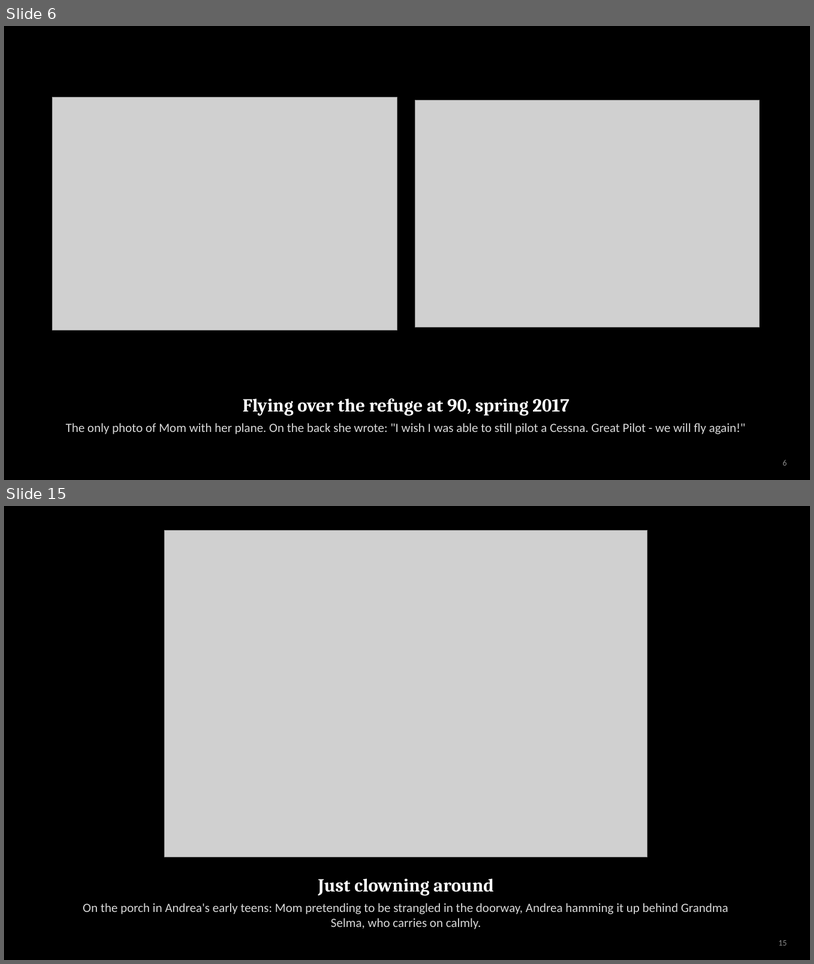
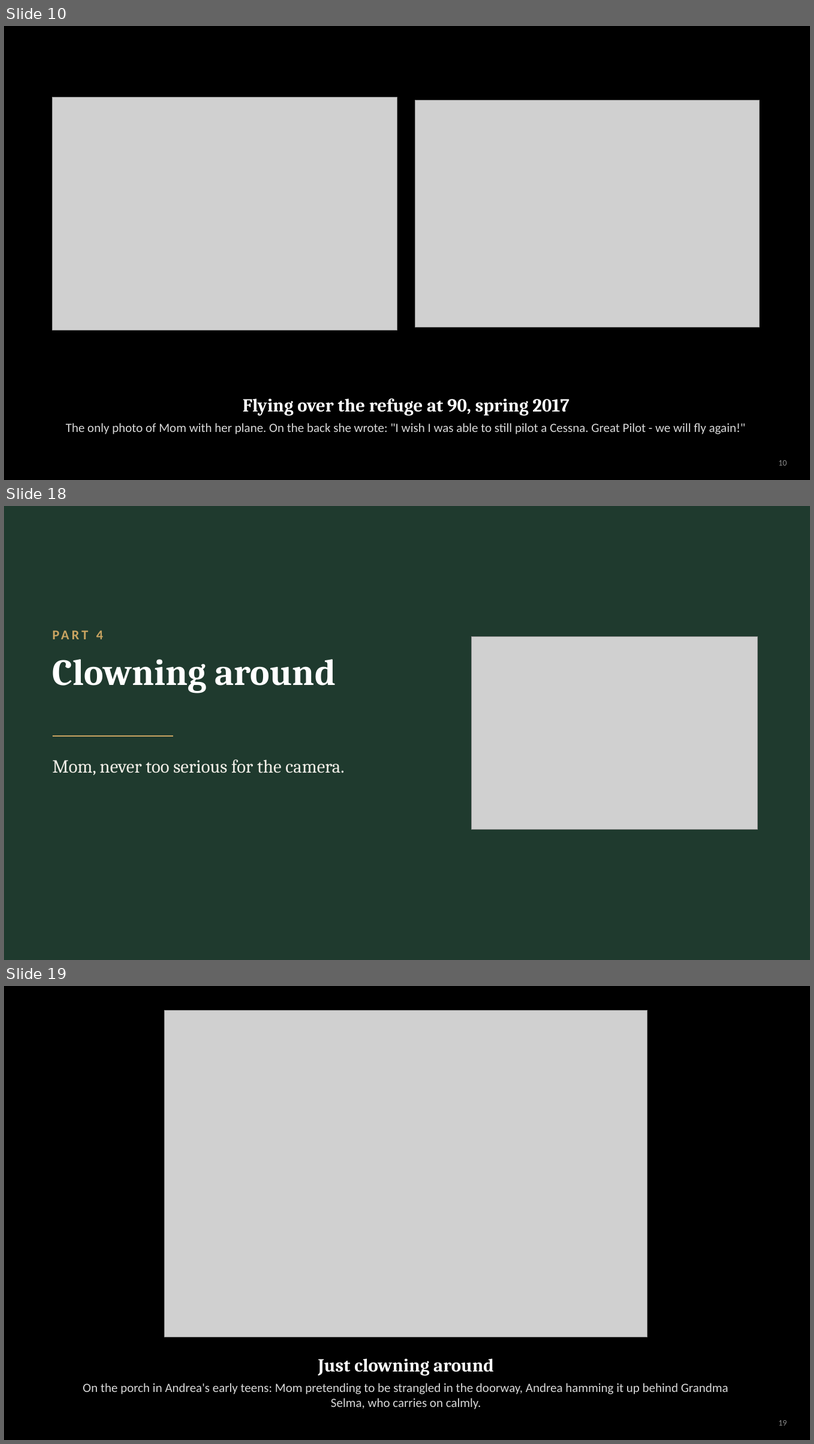
Before and after one commit to arrestle/bobbie-memorial, a slide deck: For Phillip/phillip-slides.pptx. Shown one above the other, each under a label of ours: slides 6 and 15 before the commit, slides 10, 18 and 19 after it; the slides between them are not shown. The pictures are 814x964 and 814x1444 pixels, drawn with LibreOffice and Linux fonts; fonts in the diff are those of the drawing; grey boxes stand for pictures. Boxes give left, top, right and bottom in pixels: in the first picture for what was removed or moved away, otherwise in the second. Text is boxed around its words. In the diff, an @@ line names an element or a change of style, - is before the commit and + after.

```diff
--- a/For Phillip/phillip-slides.pptx
+++ b/For Phillip/phillip-slides.pptx
@@ slide 18 added at (x1=4, y1=506, x2=810, y2=960), background #1F3A2E @@
@@ text added at (x1=96, y1=630, x2=103, y2=639), 16 pt, text #C9A461, bold @@
+PART 4
@@ picture added at (x1=472, y1=636, x2=758, y2=829) @@
@@ text added at (x1=53, y1=659, x2=336, y2=693), 44 pt, text #FFFFFF, bold @@
+Clowning around
@@ line added from (53, 736) to (173, 736), #C9A461 1.5 pt @@
@@ text added at (x1=53, y1=759, x2=344, y2=775), 22 pt, text #F2EFE8 @@
+Mom, never too serious for the camera.
@@ what was slide 6 is now slide 10 @@
@@ page number at (x1=779, y1=460, x2=787, y2=465): text changed @@
-6
+10
@@ what was slide 15 is now slide 19 @@
```
Also in this commit, not shown: 6 slides changed, 3 other slides added.
